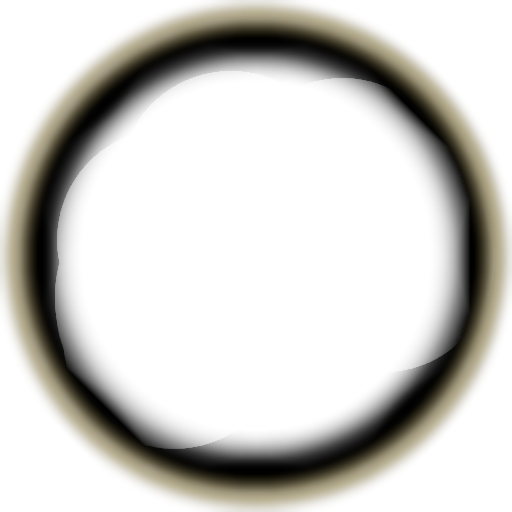
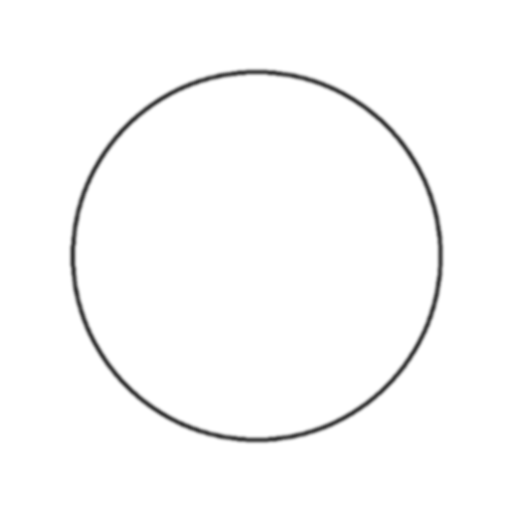
Before/after of a 512px x 512px layered artwork. What changed in the layer stack:
added layer "Wklejona warstwa #1" above "Wklejona warstwa" over bbox(67, 66, 446, 446)
added layer "Wklejona warstwa" above "color" over bbox(30, 29, 483, 483)
painted on "color" over bbox(52, 51, 462, 461)
hid "Tło" over bbox(0, 0, 512, 512)
